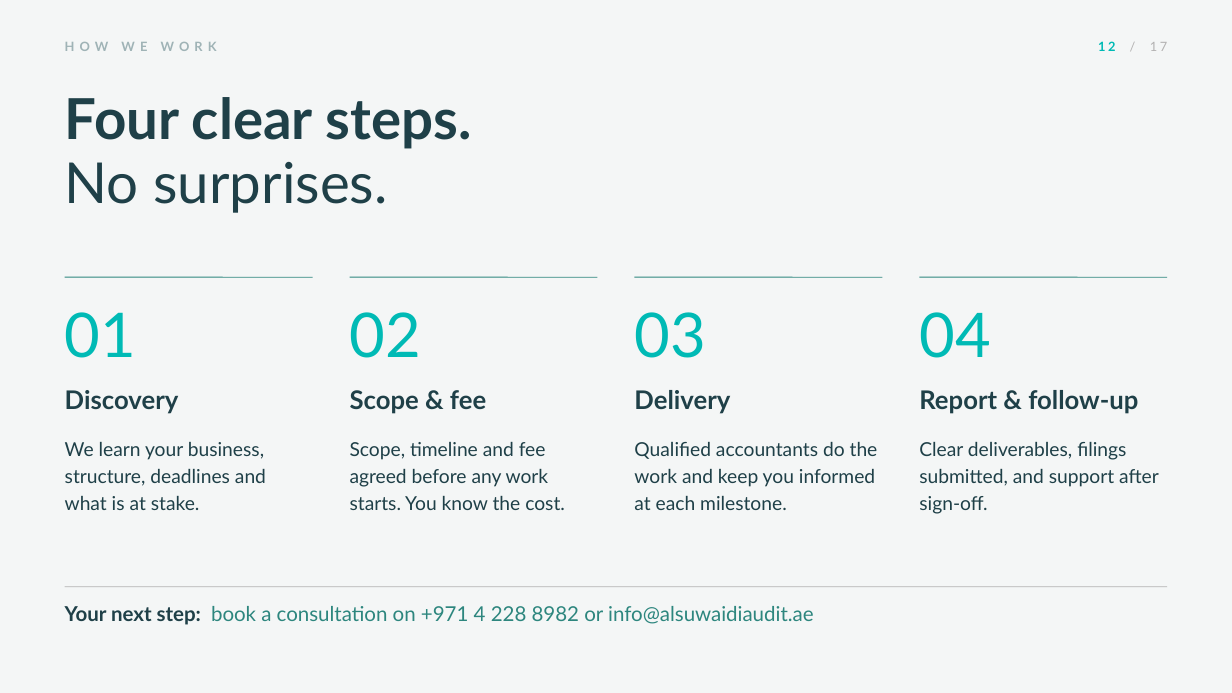
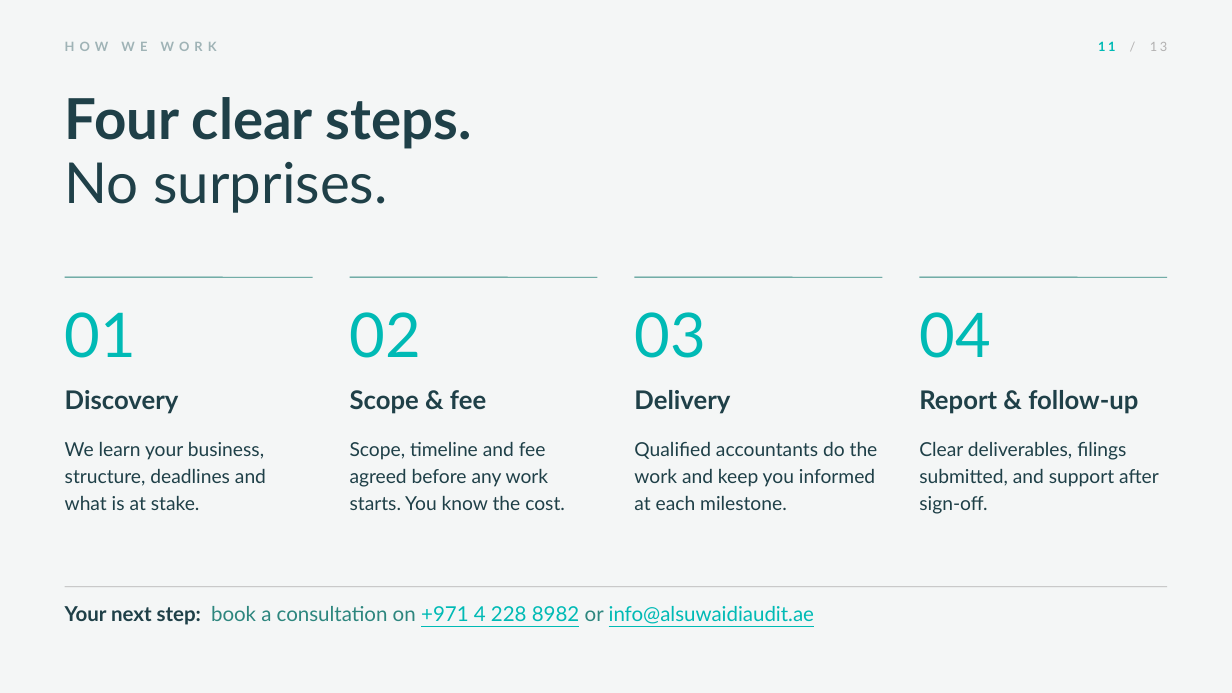
Before and after one commit to khaledsaifelnasr-afk/khsaif-content-studio, a slide deck: slide 11 of Profiles/al-suwaidi-2026/Al-Suwaidi-Company-Profile-2026-FINAL.pptx (slide 12 before the commit). Drawn at 1232x693 pixels with LibreOffice and Linux fonts; fonts in the diff are those of the drawing. Boxes give left, top, right and bottom in pixels: in the first picture for what was removed or moved away, otherwise in the second. Text is boxed around its words. In the diff, an @@ line names an element or a change of style, - is before the commit and + after.

```diff
--- a/Profiles/al-suwaidi-2026/Al-Suwaidi-Company-Profile-2026-FINAL.pptx
+++ b/Profiles/al-suwaidi-2026/Al-Suwaidi-Company-Profile-2026-FINAL.pptx
@@ text at box(1098, 41, 1167, 51): text changed @@
-12 / 17
+11 / 13
@@ text "Your next step: book a ..." at box(65, 606, 814, 625): text colour #2D867E to #00BAB5, underline on in "+971 4 228 8982 info@alsuwaidiaudit.ae" @@
```
Also in this commit, not shown: 11 other slides changed, 4 slides removed, 1 other file.
